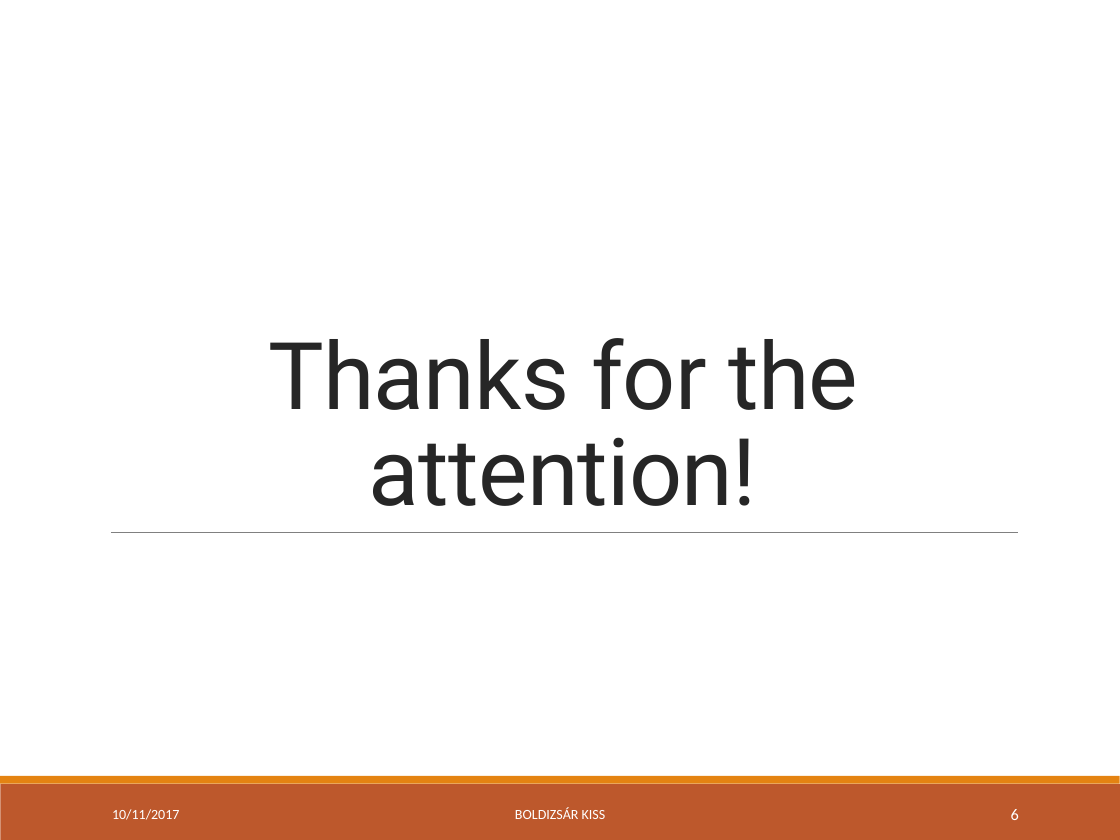
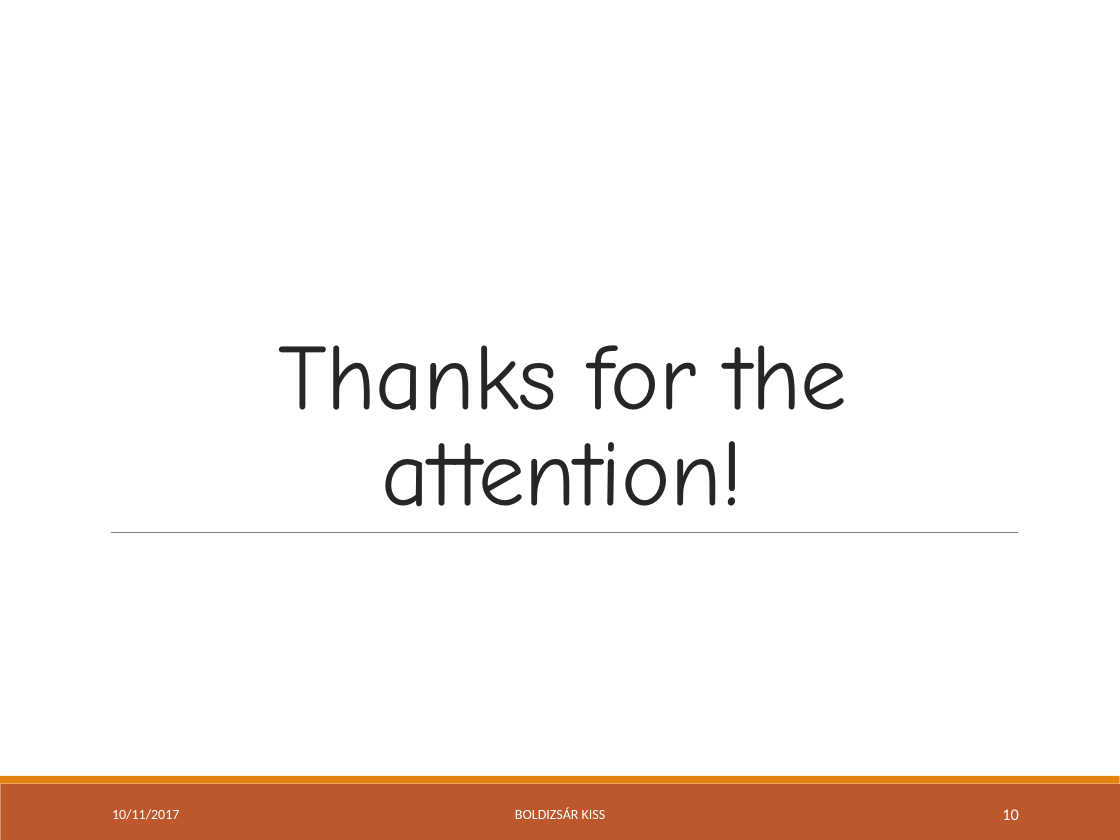
Before and after one commit to green-fox-academy/bpo106, a slide deck: slide 10 of week09/day05/demo/ppt-w09.pptx (slide 6 before the commit). Drawn at 1120x840 pixels with LibreOffice and Linux fonts; fonts in the diff are those of the drawing. Boxes give left, top, right and bottom in pixels: in the first picture for what was removed or moved away, otherwise in the second. Text is boxed around its words. In the diff, an @@ line names an element or a change of style, - is before the commit and + after.

```diff
--- a/week09/day05/demo/ppt-w09.pptx
+++ b/week09/day05/demo/ppt-w09.pptx
@@ title "Thanks for the attention!" at bbox=[279, 345, 848, 533]: font Roboto to Comic Neue @@
@@ page number at bbox=[1002, 809, 1018, 820]: text changed @@
-6
+10
```
Also in this commit, not shown: 5 other slides changed, 4 slides added, 4 other files.
